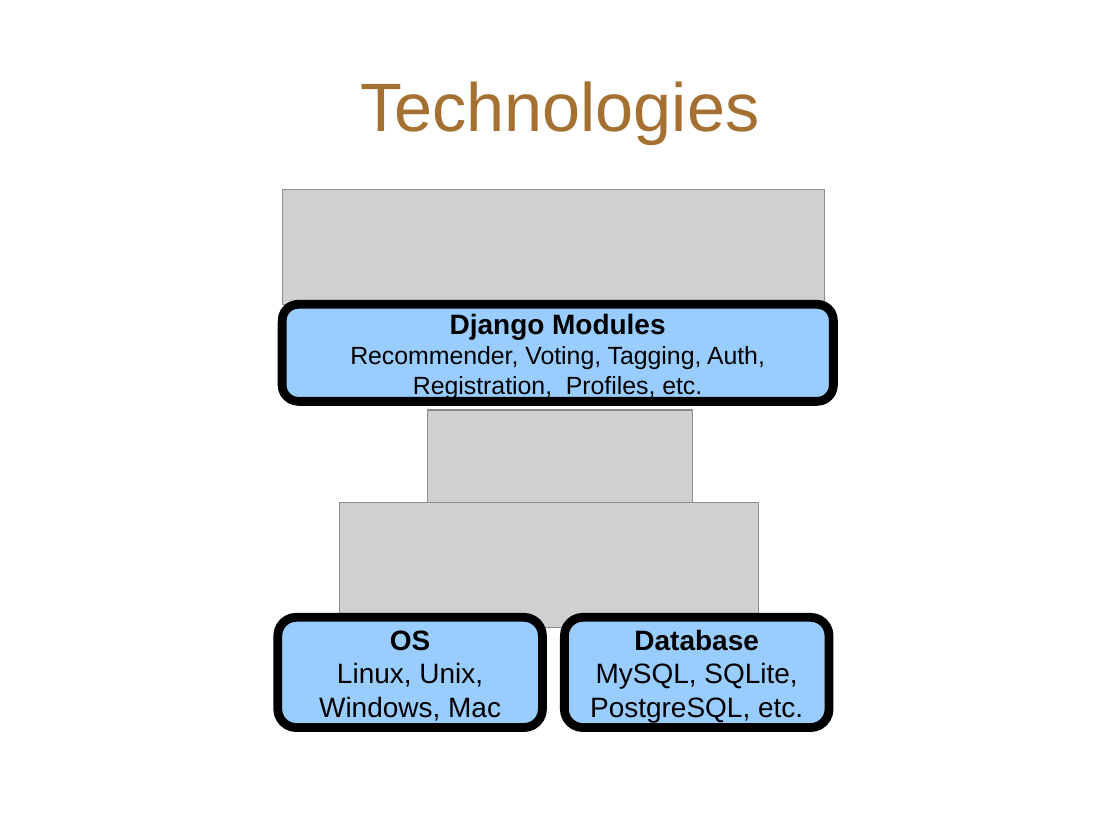
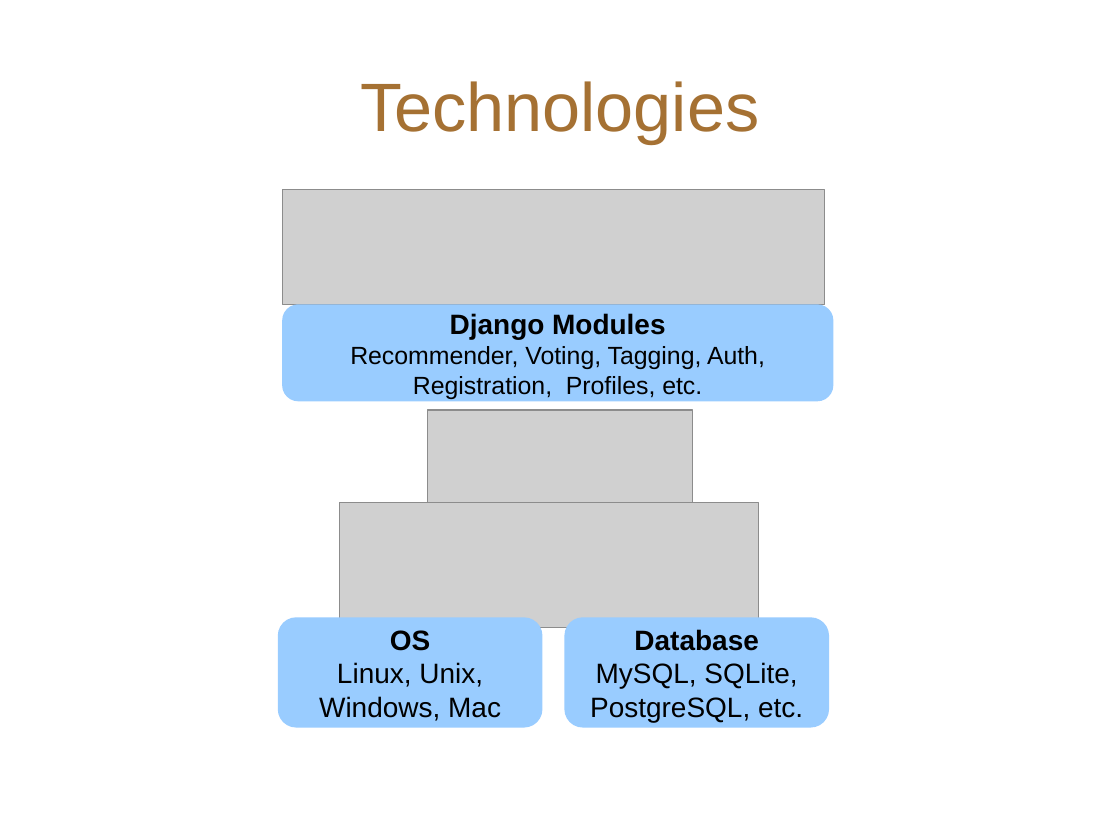
Before and after one commit to NabeelaMSIT/digichef, a slide deck: slide 1 of digichef/presentation/tech.ppt. Drawn at 1120x840 pixels with LibreOffice and Linux fonts; fonts in the diff are those of the drawing; grey boxes stand for pictures; background and template pictures are left out. Boxes give left, top, right and bottom in pixels: in the first picture for what was removed or moved away, otherwise in the second. Text is boxed around its words. In the diff, an @@ line names an element or a change of style, - is before the commit and + after.

Commit message:
added technology stack slid

```diff
--- a/digichef/presentation/tech.ppt
+++ b/digichef/presentation/tech.ppt
@@ outline #000000 5.67 pt to none in 3 elements at (278, 617, 542, 727), (564, 617, 829, 727), (282, 305, 833, 402) @@
```
